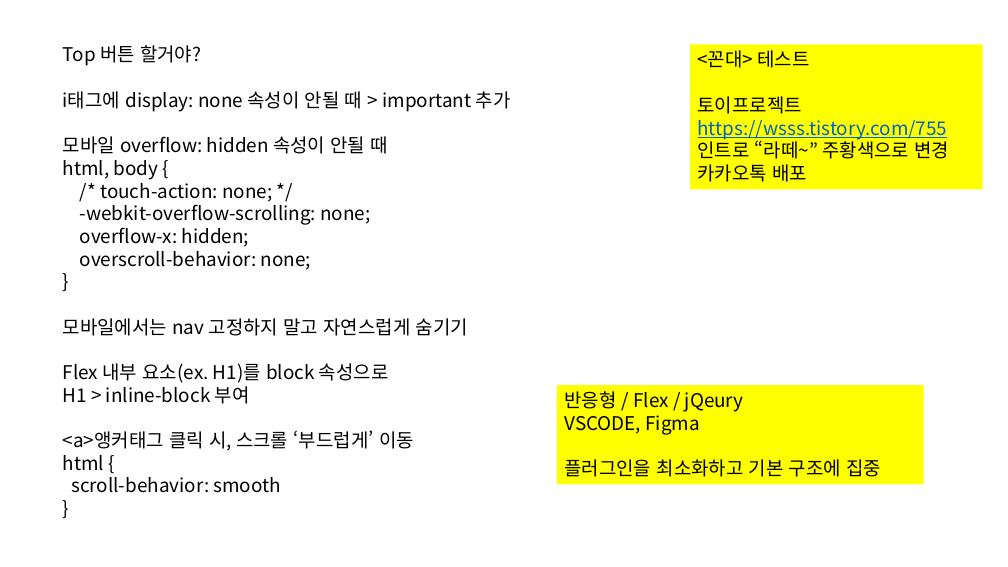
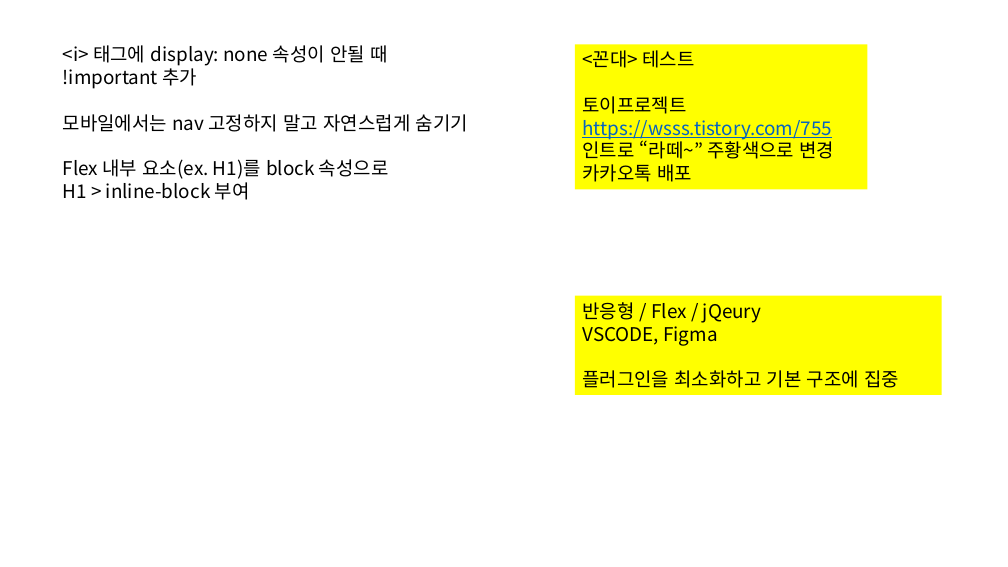
Before and after one commit to kim-yeny/project-esrp, a slide deck: slide 1 of [참고] esrp/(노트) esrp.pptx. Drawn at 1008x567 pixels with LibreOffice and Linux fonts; fonts in the diff are those of the drawing. Boxes give left, top, right and bottom in pixels: in the first picture for what was removed or moved away, otherwise in the second. Text is boxed around its words. In the diff, an @@ line names an element or a change of style, - is before the commit and + after.

```diff
--- a/[참고] esrp/(노트) esrp.pptx
+++ b/[참고] esrp/(노트) esrp.pptx
@@ text at box(63, 45, 387, 89): text changed @@
-Top 버튼 할거야?
-i태그에 display: none 속성이 안될 때 > important 추가
-모바일 overflow: hidden 속성이 안될 때
-html, body {
-/* touch-action: none; */
--webkit-overflow-scrolling: none;
-overflow-x: hidden;
-overscroll-behavior: none;
-}
+<i> 태그에 display: none 속성이 안될 때
+!important 추가
@@ rectangle "<꼰대> 테스트": place and size @@
-rectangle "<꼰대> 테스트" at box(690, 45, 983, 190)
+rectangle "<꼰대> 테스트" at box(575, 45, 868, 190)
@@ rectangle "반응형 / Flex / jQeury": place and size @@
-rectangle "반응형 / Flex / jQeury" at box(557, 386, 924, 485)
+rectangle "반응형 / Flex / jQeury" at box(575, 296, 942, 395)
@@ text at box(63, 430, 414, 493): paragraphs removed @@
-<a>앵커태그 클릭 시, 스크롤 ‘부드럽게’ 이동
-html {
-scroll-behavior: smooth
-}
```
Also in this commit, not shown: 1 other slide changed.
